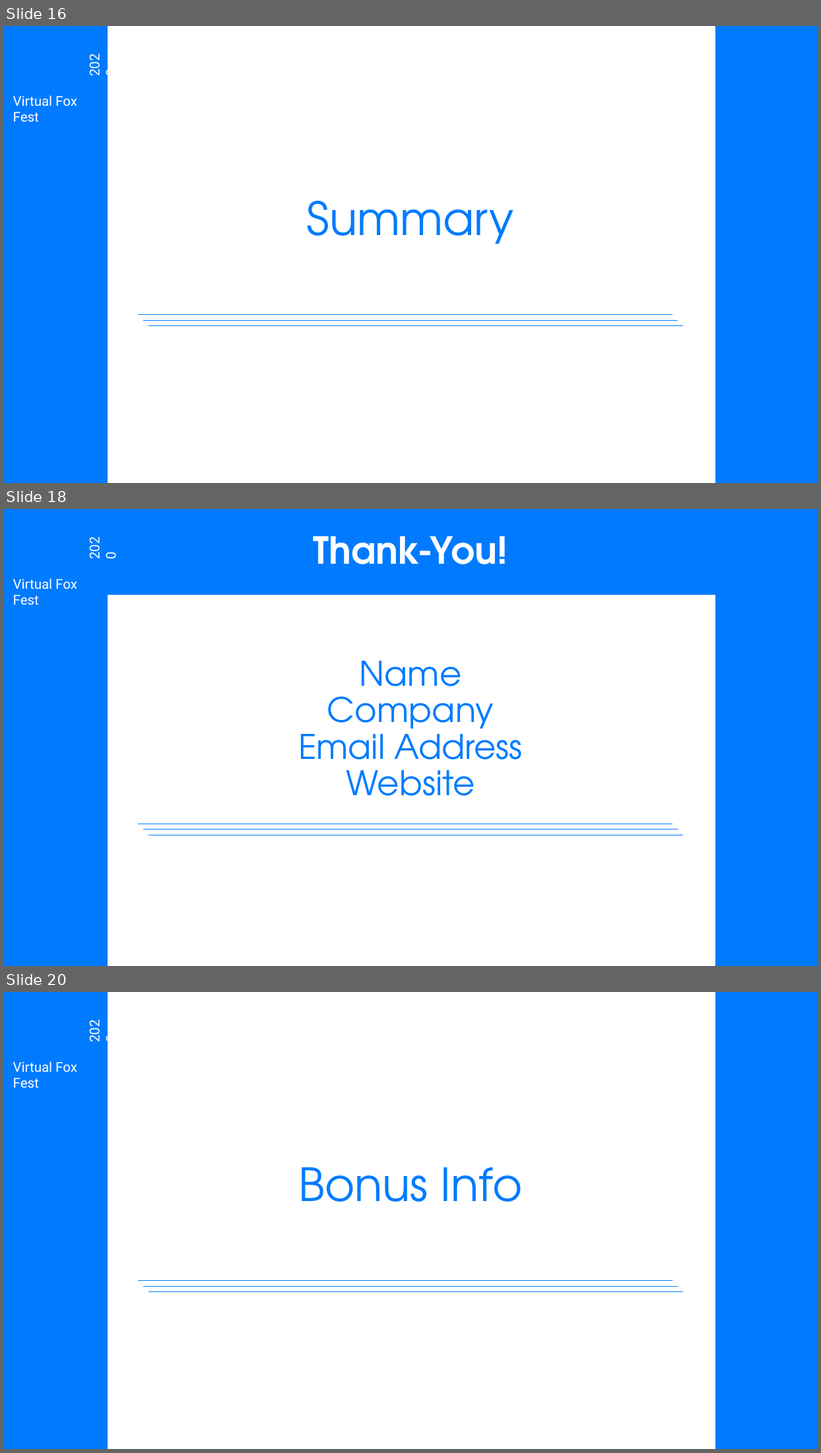
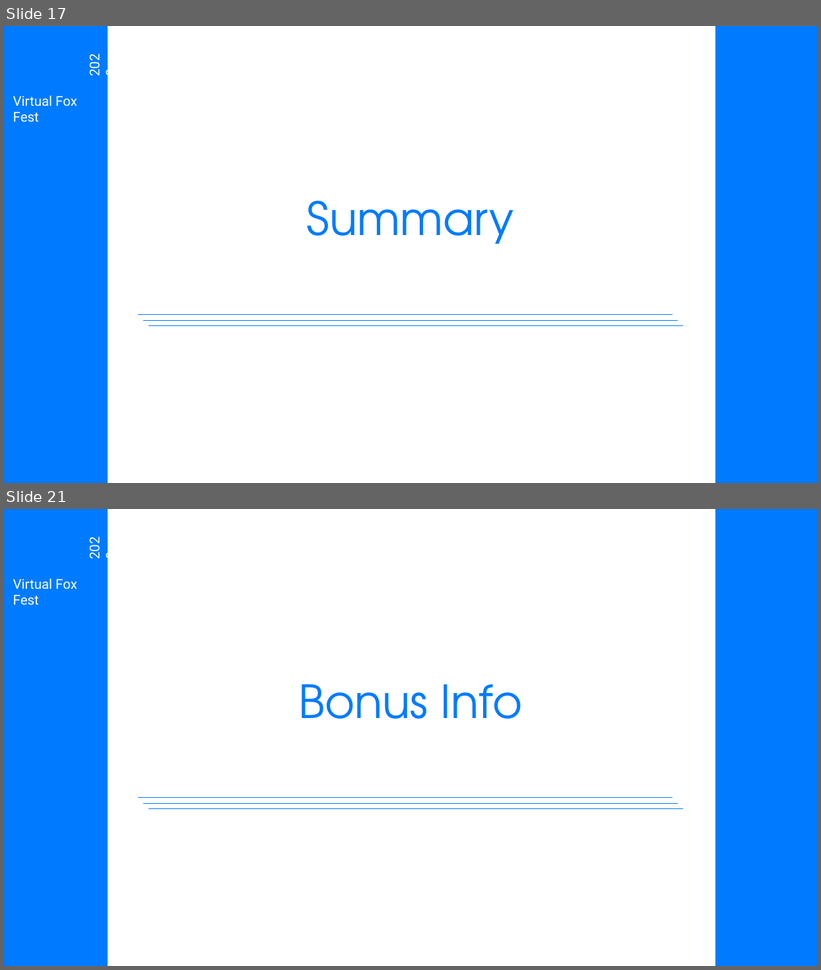
Before and after one commit to eselje/XToDos, a slide deck: Docs/Selje_XSharpFromScratch_Slides.pptx. Shown one above the other, each under a label of ours: slides 16, 18 and 20 before the commit, slides 17 and 21 after it; the slides between them are not shown. The pictures are 821x1453 and 821x970 pixels, drawn with LibreOffice and Linux fonts; fonts in the diff are those of the drawing; background and template pictures are left out. Boxes give left, top, right and bottom in pixels: in the first picture for what was removed or moved away, otherwise in the second. Text is boxed around its words. In the diff, an @@ line names an element or a change of style, - is before the commit and + after.

```diff
--- a/Docs/Selje_XSharpFromScratch_Slides.pptx
+++ b/Docs/Selje_XSharpFromScratch_Slides.pptx
@@ slide 18 removed at bbox=[4, 509, 817, 966], background #FFFFFF; not listed: 4 template elements that a slide beside it also shows @@
@@ rectangle removed at bbox=[4, 509, 817, 595] @@
@@ text removed at bbox=[314, 536, 508, 564] @@
-Thank-You!
@@ title removed at bbox=[298, 661, 523, 796] @@
-Name
-Company
-Email Address
-Website
@@ line removed from (138, 824) to (673, 824) @@
@@ line removed from (143, 830) to (678, 830) @@
@@ line removed from (149, 835) to (683, 835) @@
@@ what was slide 16 is now slide 17 @@
@@ what was slide 20 is now slide 21 @@
```
Also in this commit, not shown: 9 slides changed, 9 slides added, 7 other slides removed, 3 other files.
